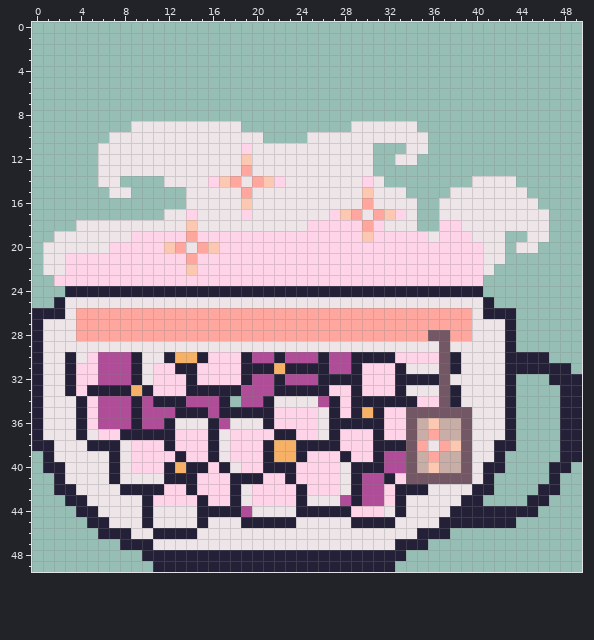
Pixel-art sprite -- Cafe/wildbun.png. This is how it looked before the edit.
The file is 50x50 pixels.
After:
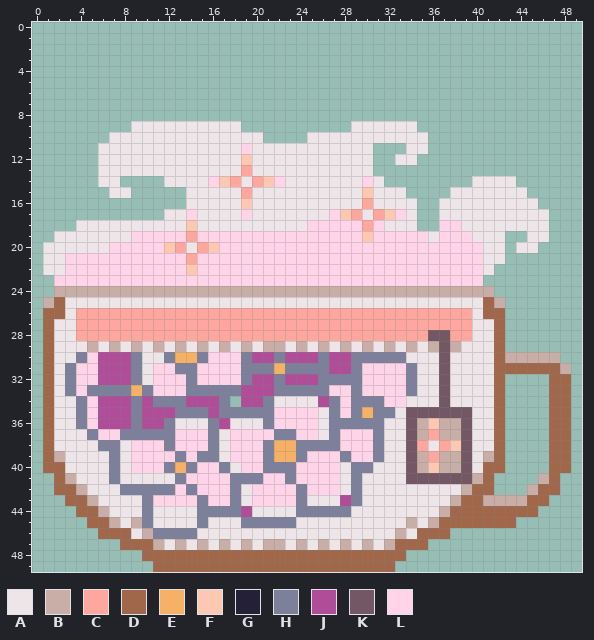
Palette (. is transparent): A #eee5e9  B #c9ada7  C #ffa69e  D #a1674a  E #f7b167  F #fcc8b2  G #242038  H #7c809b  J #af4d98  K #735765  L #ffd3e8
The exact change:
y 24: x 2..41 .GGGGGGGGGGGGGGGGGGGGGGGGGGGGGGGGGGGGGG. -> BBBBBBBBBBBBBBBBBBBBBBBBBBBBBBBBBBBBBBBB
y 25: x 1..2 .G -> BD; x 41..42 G. -> DB
y 26: x 0..2 GGG -> .DD; x 41..43 GGG -> DD.
y 27..28: x 0..1 GA -> .D; x 42..43 AG -> D.
y 29: x 0..1 GA -> .D; x 5 A -> B; x 7 A -> B; x 9 A -> B; x 11 A -> B; x 13 A -> B; x 15 A -> B; x 17 A -> B; x 19 A -> B; x 21..22 AA -> BB; x 24 A -> B; x 26 A -> B; x 28 A -> B; x 30 A -> B; x 32 A -> B; x 34 A -> B; x 36 A -> B; x 38 A -> B; x 42..43 AG -> D.
y 30: x 0..1 GA -> .D; x 3..4 GA -> AH; x 9 G -> H; x 12 G -> H; x 15 G -> H; x 19 G -> H; x 22 G -> H; x 26 G -> H; x 29..36 GGGGLLLL -> HHHHHAAA; x 38 G -> A; x 42..47 AGGGG. -> DBBBBB
y 31: x 0..1 GA -> .D; x 3 G -> H; x 9 G -> H; x 13..14 GG -> HH; x 19..21 GGG -> HHH; x 23..26 GGGG -> HHHH; x 29 G -> H; x 33..34 GA -> LH; x 38 G -> A; x 42..48 AGGGGGG -> DDDDDDB
y 32: x 0..1 GA -> .D; x 3 G -> H; x 9 G -> H; x 14 G -> H; x 19 G -> H; x 22 G -> H; x 26..29 GGGG -> HHHH; x 33..36 GGGG -> LHAA; x 42..43 AG -> D.; x 47..49 GGG -> DD.
y 33: x 0..1 GA -> .D; x 3 G -> H; x 5..8 GGGG -> HHHH; x 10 G -> H; x 14..18 GGGGG -> HHHHH; x 22..26 GGGGG -> HHHHH; x 29 G -> H; x 33..34 GA -> LH; x 38 G -> A; x 42..43 AG -> D.; x 47..49 .GG -> DD.
y 34: x 0..1 GA -> .D; x 4 G -> H; x 9 G -> H; x 11..13 GGG -> HHH; x 17 G -> H; x 21 G -> H; x 27 G -> H; x 29..36 GGGGGGLL -> HHHLLAAA; x 38 G -> A; x 42..43 AG -> D.; x 47..49 .GG -> DD.
y 35: x 0..1 GA -> .D; x 4 G -> H; x 9 G -> H; x 13..15 GGG -> HHH; x 17..21 GGGGG -> HHHHH; x 27 G -> H; x 29 G -> H; x 31..33 GLL -> HHA; x 42..43 AG -> D.; x 47..49 .GG -> DD.
y 36: x 0..1 GA -> .D; x 4 G -> H; x 9 G -> H; x 12 G -> H; x 16 G -> H; x 21 G -> H; x 27..33 GGGGGLL -> HHHHHAA; x 42..43 AG -> D.; x 47..49 .GG -> DD.
y 37: x 0..1 GA -> .D; x 4..5 GA -> AH; x 8..12 GGGGG -> HHHHH; x 16 G -> H; x 22..23 GG -> HH; x 27 G -> H; x 31..33 GLL -> HAA; x 42..43 AG -> D.; x 47..49 .GG -> DD.
y 38: x 0..1 GG -> .D; x 5..7 GGG -> AHH; x 12 G -> H; x 16 G -> H; x 21 G -> H; x 24..27 GGGG -> HHHH; x 31..33 GGG -> HAA; x 42..43 GG -> D.; x 47..49 .GG -> DD.
y 39: x 1..2 GA -> DB; x 7 G -> H; x 13 G -> H; x 15..16 LG -> HH; x 21 G -> H; x 24 G -> H; x 28 G -> H; x 31..33 GJJ -> HAA; x 41..42 AG -> BD; x 47..49 .GG -> DD.
y 40: x 1..2 GG -> DD; x 7 G -> H; x 12 G -> H; x 14..15 GG -> HL; x 17 G -> H; x 21..23 GGG -> HHH; x 29..33 GGGJJ -> HHAAA; x 41..42 GG -> DD; x 47..48 GG -> DD
y 41: x 2..3 GA -> DB; x 7 G -> H; x 12..14 GGG -> AHL; x 18..20 GGG -> HHH; x 23 G -> H; x 29..33 GJJGL -> HAAAA; x 40..41 AG -> BD; x 46..47 .G -> BD
y 42: x 2..4 GGA -> DDB; x 8..12 GGGGL -> HHHHH; x 14 G -> H; x 18 G -> H; x 24 G -> H; x 29..35 GJJLGGG -> HAAAAAA; x 39..41 AGG -> BDD; x 45..47 .GG -> BDD
y 43: x 3..5 GGA -> DDB; x 10 G -> H; x 15 G -> H; x 18 G -> H; x 24 G -> H; x 29..33 GJJLG -> HAAAA; x 38..46 AGG....GG -> BDDBBBBDD
y 44: x 4..6 GGA -> DDB; x 10 G -> H; x 15..18 GGGG -> HHHH; x 24..31 GGGGGLLL -> HHHHHAAA; x 33 G -> A; x 37..45 AGGGGGGGG -> BDDDDDDDD
y 45: x 5..7 GGA -> DDB; x 9..10 AG -> BH; x 15 G -> H; x 19..23 GGGGG -> HHHHH; x 29..32 GGGG -> AAAA; x 34 A -> B; x 36..43 AGGGGGGG -> BDDDDDDD
y 46: x 6..8 GGG -> DDD; x 10..14 AGGGG -> BHHHH; x 33 A -> B; x 35..37 GGG -> DDD
y 47: x 8..11 GGGA -> DDDB; x 13 A -> B; x 15 A -> B; x 17 A -> B; x 19 A -> B; x 21..22 AA -> BB; x 24 A -> B; x 26 A -> B; x 28 A -> B; x 30 A -> B; x 32..35 AGGG -> BDDD
y 48: x 10..33 GGGGGGGGGGGGGGGGGGGGGGGG -> DDDDDDDDDDDDDDDDDDDDDDDD
y 49: x 11..32 GGGGGGGGGGGGGGGGGGGGGG -> DDDDDDDDDDDDDDDDDDDDDD
